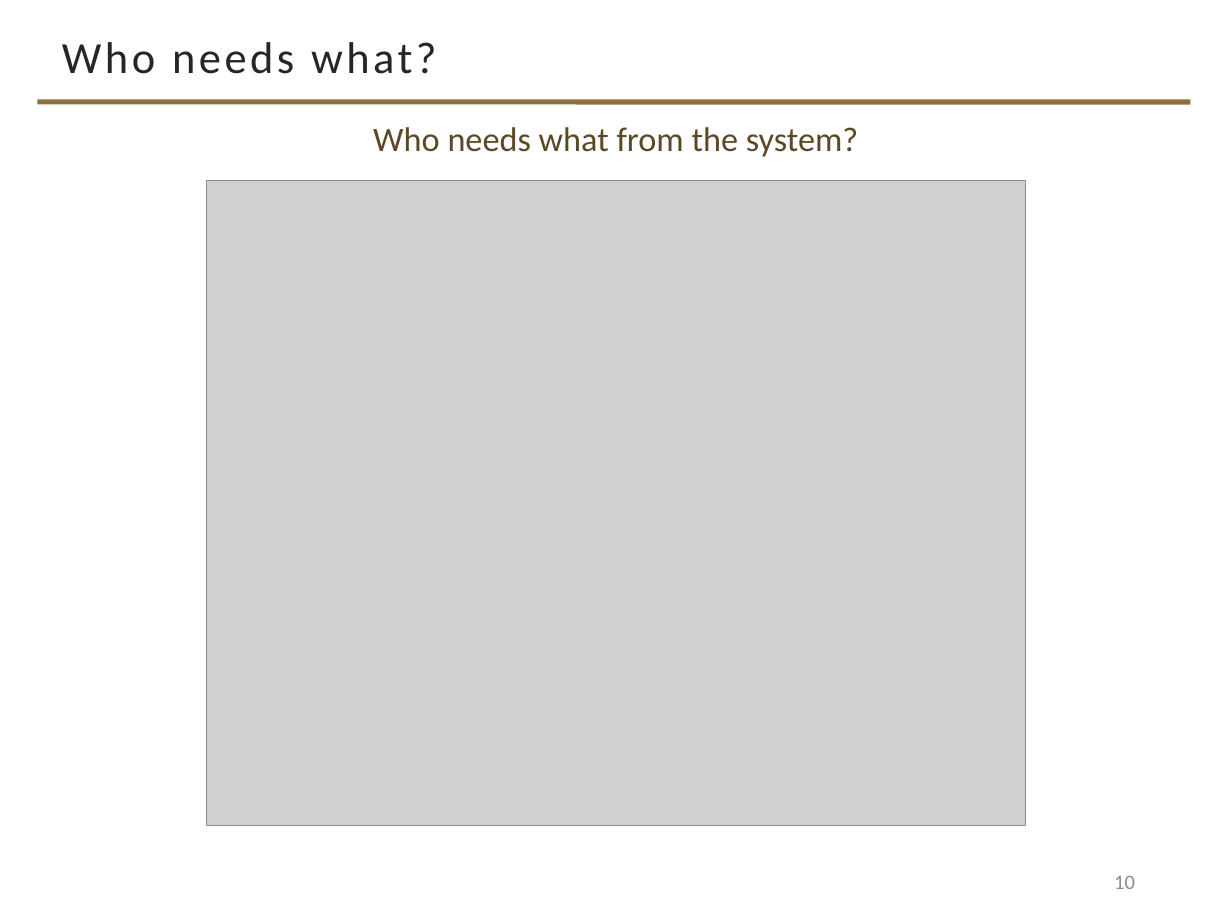
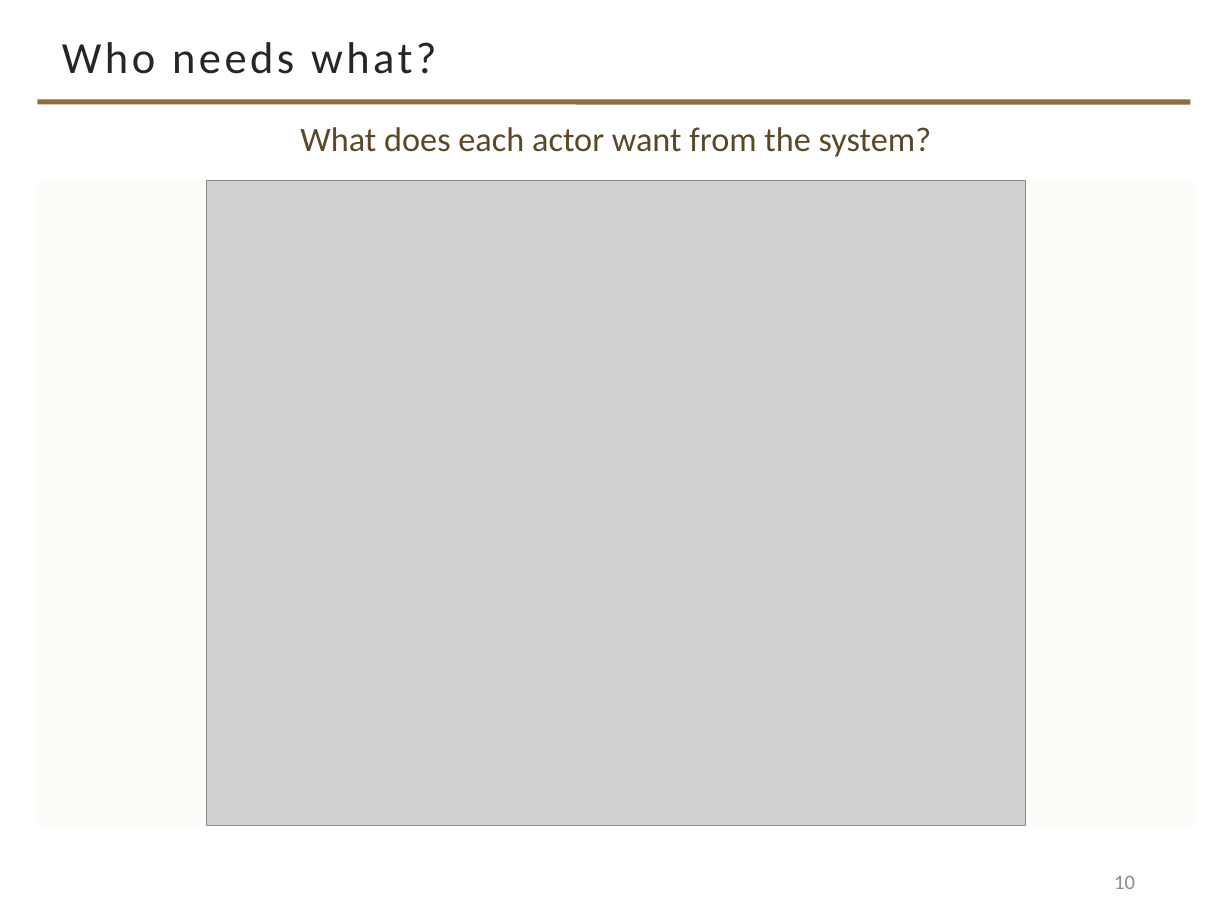
Before and after one commit to davisjam/model-based-agentic-software-engineering, a slide deck: slide 10 of course/lectures/act-2-delegation-and-control/02-modeling/2-2-Modeling-1-Purposeful-Reduction.pptx. Drawn at 1232x924 pixels with LibreOffice and Linux fonts; fonts in the diff are those of the drawing; grey boxes stand for pictures; background and template pictures are left out. Boxes give left, top, right and bottom in pixels: in the first picture for what was removed or moved away, otherwise in the second. Text is boxed around its words. In the diff, an @@ line names an element or a change of style, - is before the commit and + after.

```diff
--- a/course/lectures/act-2-delegation-and-control/02-modeling/2-2-Modeling-1-Purposeful-Reduction.pptx
+++ b/course/lectures/act-2-delegation-and-control/02-modeling/2-2-Modeling-1-Purposeful-Reduction.pptx
@@ text at (300, 127, 931, 157): text changed @@
-Who needs what from the system?
+What does each actor want from the system?
```
Also in this commit, not shown: 5 other slides changed, 1 other file.
